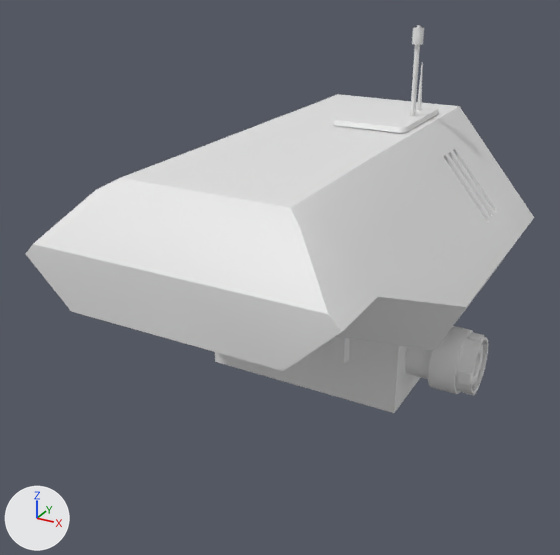
One commit to the Blender file blender/robot.blend: the scene before it, then after it.
Both versions are drawn from a camera (50 mm lens) standing at (3.52, -7.53, 2.82) and looking at (-0.3, -0.6, -0.65). Arrows for +X, +Y and +Z are at lower left; the lights stay in place.

The older version as bpy lines, for what is in view:
```python
me_cube_002 = bpy.data.meshes.new('Cube.002')
me_cube_002.from_pydata(...)  # 32 vertices, 30 faces; spans x -0.72..0.533, y -0.934..0.318, z -0.475..0.163
me_cylinder_002 = bpy.data.meshes.new('Cylinder.002')
me_cylinder_002.from_pydata(...)  # 504 vertices, 473 faces; spans x -1.24..1.24, y -1.24..1.24, z 0.0..0.93
me_cylinder_002.polygons.foreach_set('use_smooth', [True] * 473)
me_cylinder_004 = bpy.data.meshes.new('Cylinder.004')
me_cylinder_004.from_pydata(...)  # 128 vertices, 96 faces; spans x -1.28..1.28, y -1.28..1.28, z 0.71..0.85
me_cylinder_004.polygons.foreach_set('use_smooth', [True] * 96)
ob_cube_001 = bpy.data.objects.new('Cube.001', me_cube_002)
ob_cube_001.location = (0.39, 1.13, 0.96)
ob_cube_001.scale = (0.698, 1.0, 0.1)
_m = ob_cube_001.modifiers.new('Bevel', 'BEVEL')
_m.segments = 4
ob_cylinder_002 = bpy.data.objects.new('Cylinder.002', me_cylinder_002)
ob_cylinder_002.location = (0.0, -0.15, -1.39)
ob_cylinder_002.rotation_euler = (0.0, 1.571, 0.0)  # degrees (0, 90, 0)
ob_cylinder_002.scale = (0.278, 0.278, 2.04)
_m = ob_cylinder_002.modifiers.new('Mirror', 'MIRROR')
_m.use_axis = (False, False, True)
_m.use_clip = True
_m = ob_cylinder_002.modifiers.new('Bevel', 'BEVEL')
_m.width = 0.01
_m.width_pct = 0.01
_m.segments = 5
ob_cylinder_003 = bpy.data.objects.new('Cylinder.003', me_cylinder_004)
ob_cylinder_003.location = (0.0, -0.15, -1.39)
ob_cylinder_003.rotation_euler = (0.0, 1.571, 0.0)  # degrees (0, 90, 0)
ob_cylinder_003.scale = (0.278, 0.278, 2.04)
_m = ob_cylinder_003.modifiers.new('Mirror', 'MIRROR')
_m.use_axis = (False, False, True)
_m.use_clip = True
_m = ob_cylinder_003.modifiers.new('Bevel', 'BEVEL')
_m.width = 0.01
_m.width_pct = 0.01
_m.segments = 5
# also in view: 'Cube' at (0.0, -0.53, -0.51)
```
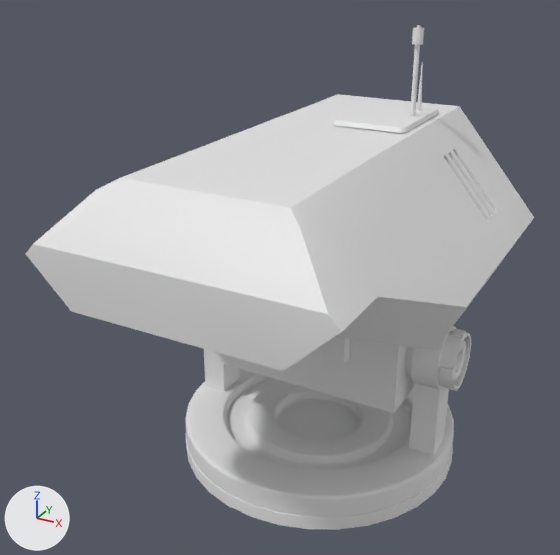
Pixel boxes (x1, y1, x2, y2) of what changed, in the pictures (560 x 555 px):
'Circle', added: after (185, 369, 454, 517)
'Cylinder.003', reshaped: before (428, 326, 474, 394); after (204, 326, 457, 455)
'Circle.001', added: after (186, 437, 453, 530)
'Cylinder.002', reshaped: before (405, 332, 488, 396); after (405, 329, 471, 391)

The change, as a diff of the scene's bpy script:
```diff
--- a/blender/robot.blend.py
+++ b/blender/robot.blend.py
@@ me_cylinder_002 @@
 me_cylinder_002.from_pydata(...)  # 504 vertices, 473 faces; spans x -1.24..1.24, y -1.24..1.24, z 0.0..0.93
 # used by ob_cylinder_002; location = (0.0, -0.15, -1.39); rotation_euler = (0.0, 1.571, 0.0), in degrees (0, 90, 0); scale = (0.278, 0.278, 2.04)
+# me_cylinder_002 part 1: all 472 vertices in x -1.24..1.24, y -1.24..1.24, z 0.73..0.93 are moved by (0.0, 0.0, -0.09)
@@ me_cylinder_004 @@
 # used by ob_cylinder_003; location = (0.0, -0.15, -1.39); rotation_euler = (0.0, 1.571, 0.0), in degrees (0, 90, 0); scale = (0.278, 0.278, 2.04)
-me_cylinder_004.from_pydata(...)  # 128 vertices, 96 faces; spans x -1.28..1.28, y -1.28..1.28, z 0.71..0.85
+me_cylinder_004.from_pydata(...)  # 142 vertices, 104 faces; spans x -1.28..4.62, y -1.28..1.28, z 0.61..0.76
+# me_cylinder_004 part 2: the whole mesh is rebuilt
@@ me_circle_001 @@
+me_circle_001.from_pydata(...)  # 64 vertices, 33 faces; spans x -1.06..1.06, y -1.15..0.98, z -0.25..-0.16
+me_circle_001.polygons.foreach_set('use_smooth', [True] * 33)
@@ me_circle @@
+me_circle.from_pydata(...)  # 256 vertices, 225 faces; spans x -1.04..1.04, y -1.13..0.96, z -0.12..0.03
+me_circle.polygons.foreach_set('use_smooth', [True] * 225)
@@ ob_circle_001 @@
+ob_circle_001 = bpy.data.objects.new('Circle.001', me_circle_001)
+ob_circle_001.location = (0.0, 0.0, -2.53)
+ob_circle_001.scale = (1.56, 1.56, 1.77)
+_m = ob_circle_001.modifiers.new('Bevel', 'BEVEL')
+_m.width = 0.001
+_m.width_pct = 0.001
+_m.segments = 4
@@ ob_circle @@
+ob_circle = bpy.data.objects.new('Circle', me_circle)
+ob_circle.location = (0.0, 0.0, -2.6)
+ob_circle.scale = (1.58, 1.58, 1.77)
+_m = ob_circle.modifiers.new('Bevel', 'BEVEL')
+_m.width = 0.055
+_m.width_pct = 0.055
+_m.segments = 4
```
